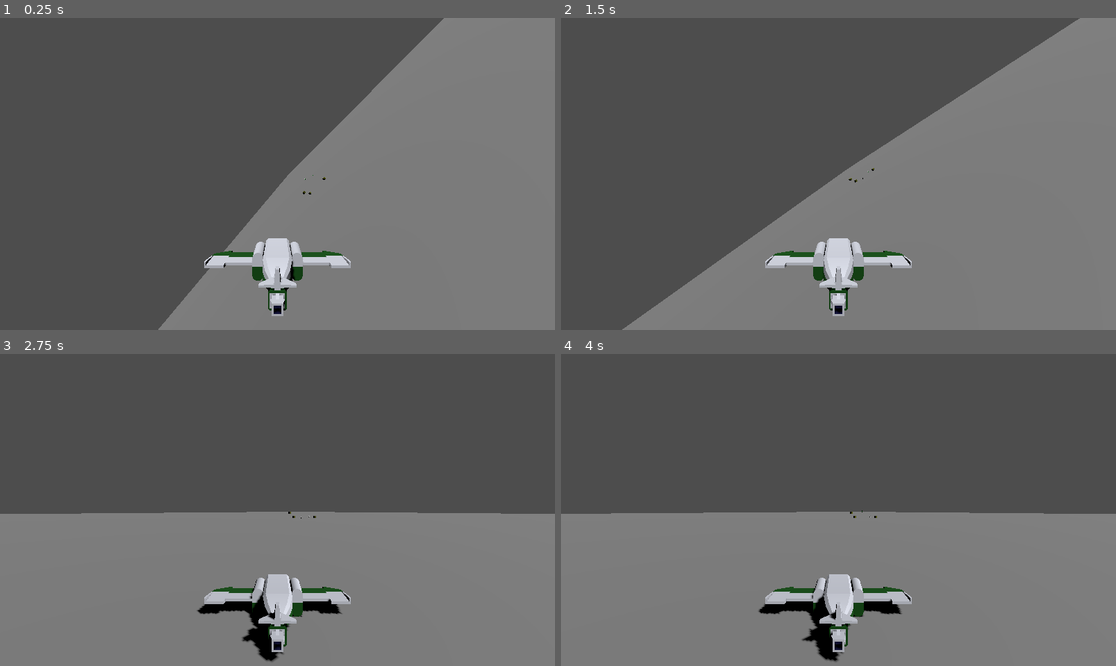
Above: before the commit, frames 1-4 (two rows, left to right).
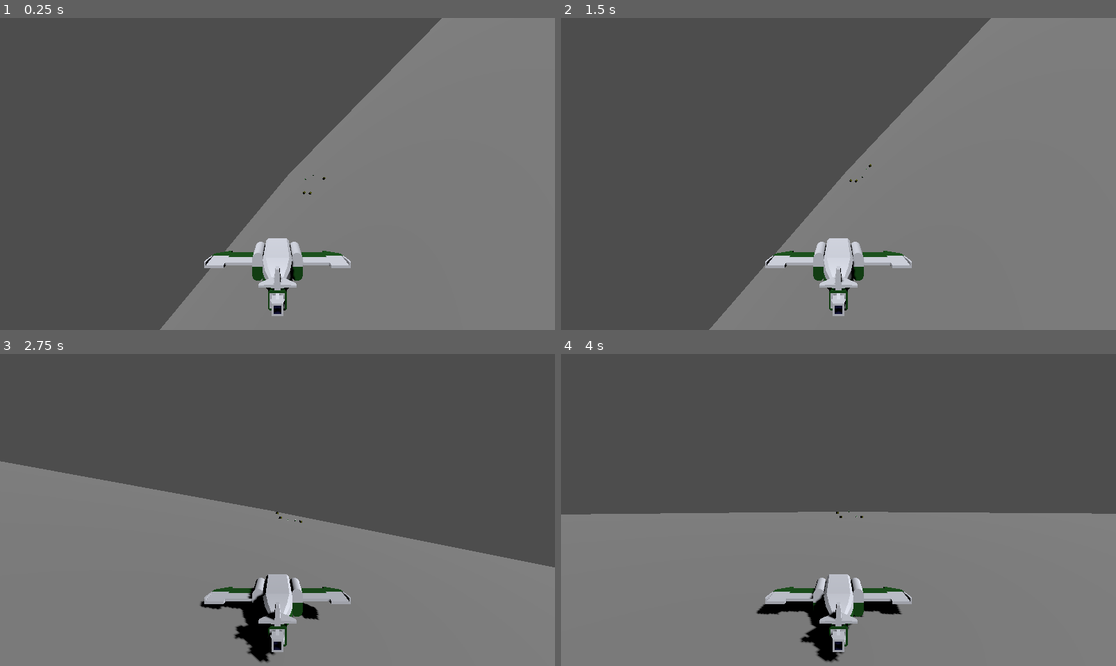
Above: after the commit, the same moments.

Repository: kevinlights/ChocoDriver
Game: Godot game, scene res://run/levels/infinite_level.tscn
The game is run twice, just before and just after one commit, with the same random seed, the same clock (stepped at 60 frames per second) and the same inputs.
Inputs:
- Up to frame 1 (0.25 s): no input
- Up to frame 2 (1.5 s): hold Right (move_right) 0.53-1.28 s; tap Space (jump) at 0.77 s; hold Down (move_back) from 1.28 s (still down)
- Up to frame 3 (2.75 s): tap Space (jump) at 1.52 s; release Down (move_back) at 2.03 s; hold Right (move_right) from 2.03 s (still down)
- Up to frame 4 (4 s): release Right (move_right) at 2.78 s; hold Up (move_forward) 2.78-3.53 s; tap Space (jump) at 3.02, 3.77 s; tap Enter at 3.5 s; hold Left (move_left) from 3.53 s (still down)

The runs differ from the first frame. In frame 1, 0.2% of the frame differs, in the area x 28-80%, y 0-100%; in frame 2, 8.1%; in frame 3, 9.6%, in the area x 0-100%, y 34-99%; in frame 4, 0.4%.

Commit message:
:beetle: Fix torque and force noise because of translation
Noise torque was created when the plane was distant from the origin.

Diff:
--- a/first3d/component/entity/plane/tiny_plane.gd
+++ b/first3d/component/entity/plane/tiny_plane.gd
@@ -26,8 +26,10 @@
 
 
 func _physics_process(delta: float) -> void:
-	apply_torque(transform * Vector3(target_pitch, 0.0, target_torque))
-	apply_central_force(transform * target_thrust)
+	var torque: Vector3 = transform.basis * Vector3(target_pitch, 0.0, target_torque)
+	var force: Vector3 = transform.basis * target_thrust
+	apply_torque(torque)
+	apply_central_force(force)
 
 
 func _on_dir_changed(dir: Vector2) -> void:
